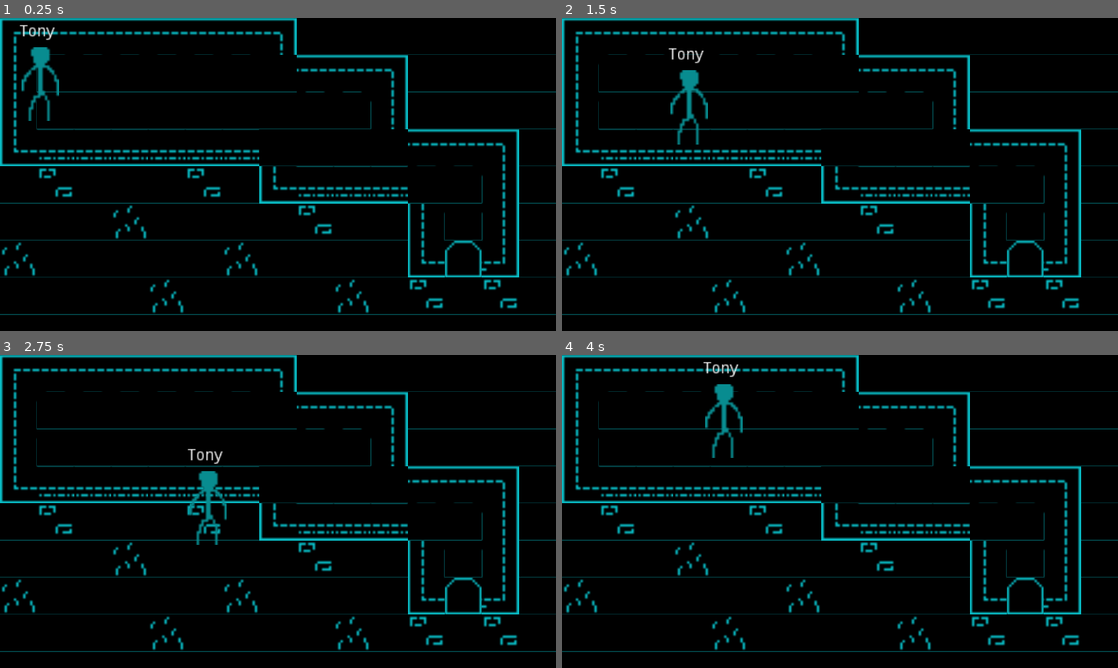
Above: before the commit, frames 1-4 (two rows, left to right).
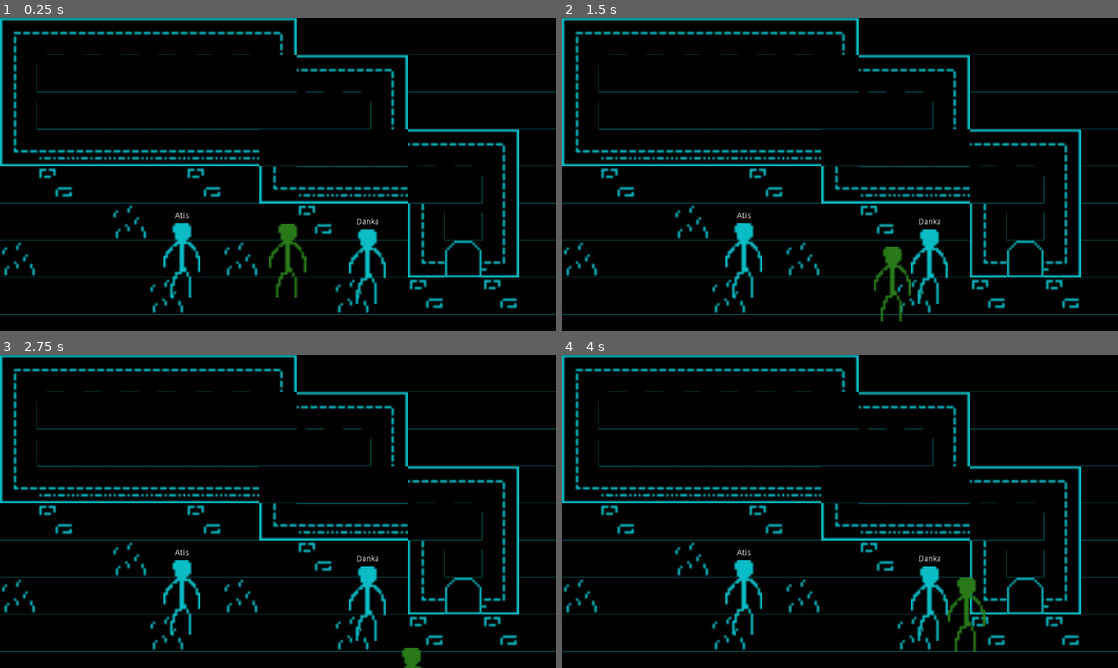
Above: after the commit, the same moments.

Repository: Katamori/a-billion-sounds
Game: Godot game, scene res://Main.tscn
The game is run twice, just before and just after one commit, with the same random seed, the same clock (stepped at 60 frames per second) and the same inputs.
Inputs:
- Up to frame 1 (0.25 s): no input
- Up to frame 2 (1.5 s): tap Enter at 0.5 s; hold D (move_right) 0.53-1.28 s; hold S (move_down) from 1.28 s (still down)
- Up to frame 3 (2.75 s): release S (move_down) at 2.03 s; hold D (move_right) from 2.03 s (still down)
- Up to frame 4 (4 s): release D (move_right) at 2.78 s; hold W (move_up) 2.78-3.53 s; hold A (move_left) from 3.53 s (still down)

The runs differ from the first frame. In frame 1, 2.5% of the frame differs, in the area x 3-70%, y 2-92%; in frame 2, 2.5%; in frame 3, 2.1%; in frame 4, 2.5%.

Commit message:
NPC handling, collision, better colors
Author:    Katamori <zoltanschmidt@protonmail.com>

Diff:
--- /dev/null
+++ b/src/NPC.gd
@@ -0,0 +1,16 @@
+extends Node2D
+
+
+# Declare member variables here. Examples:
+# var a = 2
+# var b = "text"
+
+
+# Called when the node enters the scene tree for the first time.
+func _ready():
+	pass # Replace with function body.
+
+
+# Called every frame. 'delta' is the elapsed time since the previous frame.
+#func _process(delta):
+#	pass
--- a/src/assets/tileset.tres
+++ b/src/assets/tileset.tres
@@ -1,6 +1,30 @@
-[gd_resource type="TileSet" load_steps=2 format=2]
+[gd_resource type="TileSet" load_steps=10 format=2]
 
 [ext_resource path="res://assets/gfx/tileset.png" type="Texture" id=1]
+
+[sub_resource type="ConvexPolygonShape2D" id=1]
+points = PoolVector2Array( 16, 16, 0, 16, 0, 0, 16, 0 )
+
+[sub_resource type="ConvexPolygonShape2D" id=2]
+points = PoolVector2Array( 16, 16, 0, 16, 0, 0, 16, 0 )
+
+[sub_resource type="ConvexPolygonShape2D" id=3]
+points = PoolVector2Array( 16, 16, 0, 16, 0, 0, 16, 0 )
+
+[sub_resource type="ConvexPolygonShape2D" id=4]
+points = PoolVector2Array( 16, 16, 0, 16, 0, 0, 16, 0 )
+
+[sub_resource type="ConvexPolygonShape2D" id=5]
+points = PoolVector2Array( 16, 16, 0, 16, 0, 0, 16, 0 )
+
+[sub_resource type="ConvexPolygonShape2D" id=6]
+points = PoolVector2Array( 16, 16, 0, 16, 0, 0, 16, 0 )
+
+[sub_resource type="ConvexPolygonShape2D" id=7]
+points = PoolVector2Array( 16, 16, 0, 16, 0, 0, 16, 0 )
+
+[sub_resource type="ConvexPolygonShape2D" id=8]
+points = PoolVector2Array( 16, 16, 0, 16, 0, 0, 16, 0 )
 
 [resource]
 0/name = "tileset.png 0"
@@ -20,7 +44,56 @@
 0/navigation_offset = Vector2( 0, 0 )
 0/shape_offset = Vector2( 0, 0 )
 0/shape_transform = Transform2D( 1, 0, 0, 1, 0, 0 )
+0/shape = SubResource( 1 )
 0/shape_one_way = false
-0/shape_one_way_margin = 0.0
-0/shapes = [  ]
+0/shape_one_way_margin = 1.0
+0/shapes = [ {
+"autotile_coord": Vector2( 0, 1 ),
+"one_way": false,
+"one_way_margin": 1.0,
+"shape": SubResource( 1 ),
+"shape_transform": Transform2D( 1, 0, 0, 1, 0, 0 )
+}, {
+"autotile_coord": Vector2( 1, 1 ),
+"one_way": false,
+"one_way_margin": 1.0,
+"shape": SubResource( 2 ),
+"shape_transform": Transform2D( 1, 0, 0, 1, 0, 0 )
+}, {
+"autotile_coord": Vector2( 2, 1 ),
+"one_way": false,
+"one_way_margin": 1.0,
+"shape": SubResource( 3 ),
+"shape_transform": Transform2D( 1, 0, 0, 1, 0, 0 )
+}, {
+"autotile_coord": Vector2( 0, 3 ),
+"one_way": false,
+"one_way_margin": 1.0,
+"shape": SubResource( 4 ),
+"shape_transform": Transform2D( 1, 0, 0, 1, 0, 0 )
+}, {
+"autotile_coord": Vector2( 1, 3 ),
+"one_way": false,
+"one_way_margin": 1.0,
+"shape": SubResource( 5 ),
+"shape_transform": Transform2D( 1, 0, 0, 1, 0, 0 )
+}, {
+"autotile_coord": Vector2( 2, 3 ),
+"one_way": false,
+"one_way_margin": 1.0,
+"shape": SubResource( 6 ),
+"shape_transform": Transform2D( 1, 0, 0, 1, 0, 0 )
+}, {
+"autotile_coord": Vector2( 2, 2 ),
+"one_way": false,
+"one_way_margin": 1.0,
+"shape": SubResource( 7 ),
+"shape_transform": Transform2D( 1, 0, 0, 1, 0, 0 )
+}, {
+"autotile_coord": Vector2( 0, 2 ),
+"one_way": false,
+"one_way_margin": 1.0,
+"shape": SubResource( 8 ),
+"shape_transform": Transform2D( 1, 0, 0, 1, 0, 0 )
+} ]
 0/z_index = 0
--- /dev/null
+++ b/src/objects/Human.tscn
@@ -0,0 +1,19 @@
+[gd_scene load_steps=3 format=2]
+
+[ext_resource path="res://assets/gfx/human.png" type="Texture" id=1]
+
+[sub_resource type="RectangleShape2D" id=1]
+extents = Vector2( 16, 16 )
+
+[node name="Human" type="Node2D"]
+
+[node name="kinematicBody2D" type="KinematicBody2D" parent="."]
+
+[node name="sprite" type="Sprite" parent="kinematicBody2D"]
+scale = Vector2( 4, 4 )
+texture = ExtResource( 1 )
+
+[node name="collisionShape2D" type="CollisionShape2D" parent="kinematicBody2D"]
+position = Vector2( 0, 32 )
+scale = Vector2( 2, 2 )
+shape = SubResource( 1 )
--- /dev/null
+++ b/src/objects/NPC.tscn
@@ -0,0 +1,22 @@
+[gd_scene load_steps=3 format=2]
+
+[ext_resource path="res://objects/Human.tscn" type="PackedScene" id=1]
+[ext_resource path="res://scripts/NPC.gd" type="Script" id=2]
+
+[node name="NPC" type="Node2D"]
+script = ExtResource( 2 )
+
+[node name="Human" parent="." instance=ExtResource( 1 )]
+modulate = Color( 0.0392157, 0.741176, 0.776471, 1 )
+position = Vector2( 0, 0.630249 )
+
+[node name="tag" type="Label" parent="."]
+margin_left = -50.4197
+margin_top = -83.1926
+margin_right = 50.5803
+margin_bottom = -69.1926
+text = "character_name"
+align = 1
+__meta__ = {
+"_edit_use_anchors_": false
+}
--- a/src/objects/Player.tscn
+++ b/src/objects/Player.tscn
@@ -1,22 +1,10 @@
 [gd_scene load_steps=3 format=2]
 
-[ext_resource path="res://assets/gfx/human.png" type="Texture" id=1]
+[ext_resource path="res://objects/Human.tscn" type="PackedScene" id=1]
 [ext_resource path="res://scripts/Player.gd" type="Script" id=2]
 
 [node name="Player" type="Node2D"]
 script = ExtResource( 2 )
 
-[node name="sprite" type="Sprite" parent="."]
-position = Vector2( 34.822, 56.9302 )
-scale = Vector2( 2, 2 )
-texture = ExtResource( 1 )
-
-[node name="tag" type="Label" parent="."]
-margin_left = 17.1473
-margin_top = 4.52947
-margin_right = 57.1473
-margin_bottom = 18.5295
-text = "Tony"
-__meta__ = {
-"_edit_use_anchors_": false
-}
+[node name="Human" parent="." instance=ExtResource( 1 )]
+modulate = Color( 0.164706, 0.478431, 0.101961, 1 )
--- a/src/scenes/Demo.tscn
+++ b/src/scenes/Demo.tscn
@@ -1,7 +1,8 @@
-[gd_scene load_steps=3 format=2]
+[gd_scene load_steps=4 format=2]
 
 [ext_resource path="res://assets/tileset.tres" type="TileSet" id=1]
 [ext_resource path="res://objects/Player.tscn" type="PackedScene" id=2]
+[ext_resource path="res://objects/NPC.tscn" type="PackedScene" id=3]
 
 [node name="Demo" type="Node2D"]
 
@@ -10,9 +11,21 @@
 tile_set = ExtResource( 1 )
 cell_size = Vector2( 16, 16 )
 cell_custom_transform = Transform2D( 0, 0, 0, 0, 0, 0 )
+collision_use_kinematic = true
+collision_friction = 0.5
 format = 1
 tile_data = PoolIntArray( 0, 0, 65536, 1, 0, 65537, 2, 0, 65537, 3, 0, 65537, 4, 0, 65537, 5, 0, 65537, 6, 0, 65537, 7, …(3682 unchanged characters)…
 
 [node name="Player" parent="." instance=ExtResource( 2 )]
-position = Vector2( 349.904, 238.074 )
-scale = Vector2( 2, 2 )
+position = Vector2( 496.63, 418.883 )
+z_as_relative = false
+
+[node name="Atis" parent="." instance=ExtResource( 3 )]
+position = Vector2( 313.995, 417.547 )
+z_as_relative = false
+character_name = "Atis"
+
+[node name="Danka" parent="." instance=ExtResource( 3 )]
+position = Vector2( 634.366, 428.161 )
+z_as_relative = false
+character_name = "Danka"
--- /dev/null
+++ b/src/scripts/NPC.gd
@@ -0,0 +1,14 @@
+extends Node2D
+
+# Name of the NPC character
+export var character_name = "Name";
+
+# Called when the node enters the scene tree for the first time.
+func _ready():
+	$tag.text = character_name
+	pass # Replace with function body.
+
+
+# Called every frame. 'delta' is the elapsed time since the previous frame.
+#func _process(delta):
+#	pass
--- a/src/scripts/Player.gd
+++ b/src/scripts/Player.gd
@@ -3,18 +3,21 @@
 
 # Declare member variables here. Examples:
 # var a = 2
-var current_position = get_position()
+var move_vector = Vector2(0, 0)
 var SPEED = 200
 var deltaSpeed = SPEED
 
 # Called when the node enters the scene tree for the first time.
 func _ready():
 	set_process_input(true)
+
+	#get_node("Human/kinematicBody2D/tag").set_text("Tony")
 	pass
 
 
 # Called every frame. 'delta' is the elapsed time since the previous frame.
 func _process(delta):
+	#move_vector = Vector2(0, 0)
 	move_fluid(SPEED * delta)
 	pass
 
@@ -25,16 +28,30 @@
 # Event-based movement is jut not fluid for me
 func move_fluid(speed):
 	if(Input.is_action_pressed("move_up")):
-		current_position.y -= speed
+		move_vector.y = -speed
 
 	if(Input.is_action_pressed("move_down")):
-		current_position.y += speed
+		move_vector.y = speed
 
 	if(Input.is_action_pressed("move_left")):
-		current_position.x -= speed
+		move_vector.x = -speed
 
 	if(Input.is_action_pressed("move_right")):
-		current_position.x += speed
+		move_vector.x = speed
 
-	set_position(current_position)
+	# release
+	if(Input.is_action_just_released("move_up")):
+		move_vector.y = 0
+
+	if(Input.is_action_just_released("move_down")):
+		move_vector.y = 0
+
+	if(Input.is_action_just_released("move_left")):
+		move_vector.x = 0
+
+	if(Input.is_action_just_released("move_right")):
+		move_vector.x = 0
+
+	get_node("Human/kinematicBody2D").move_and_collide(move_vector)
+
 	pass
Binary file changed: src/assets/gfx/human.aseprite
Binary file changed: src/assets/gfx/human.png
Not shown, changed: .gitignore
